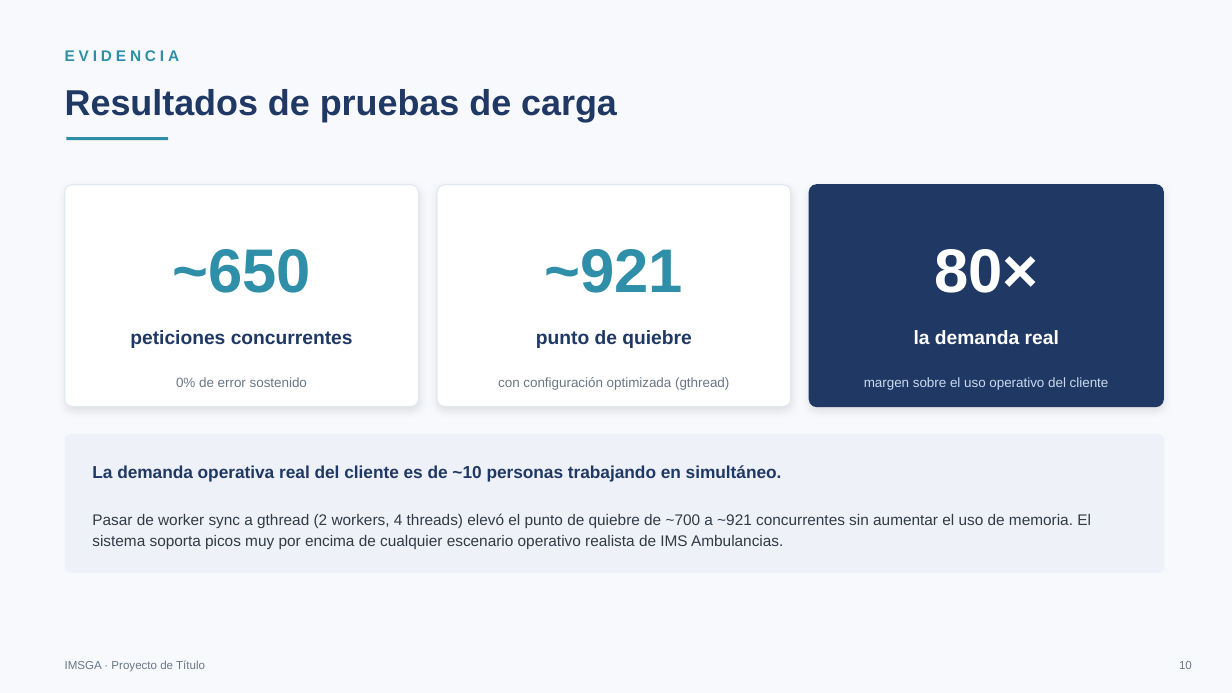
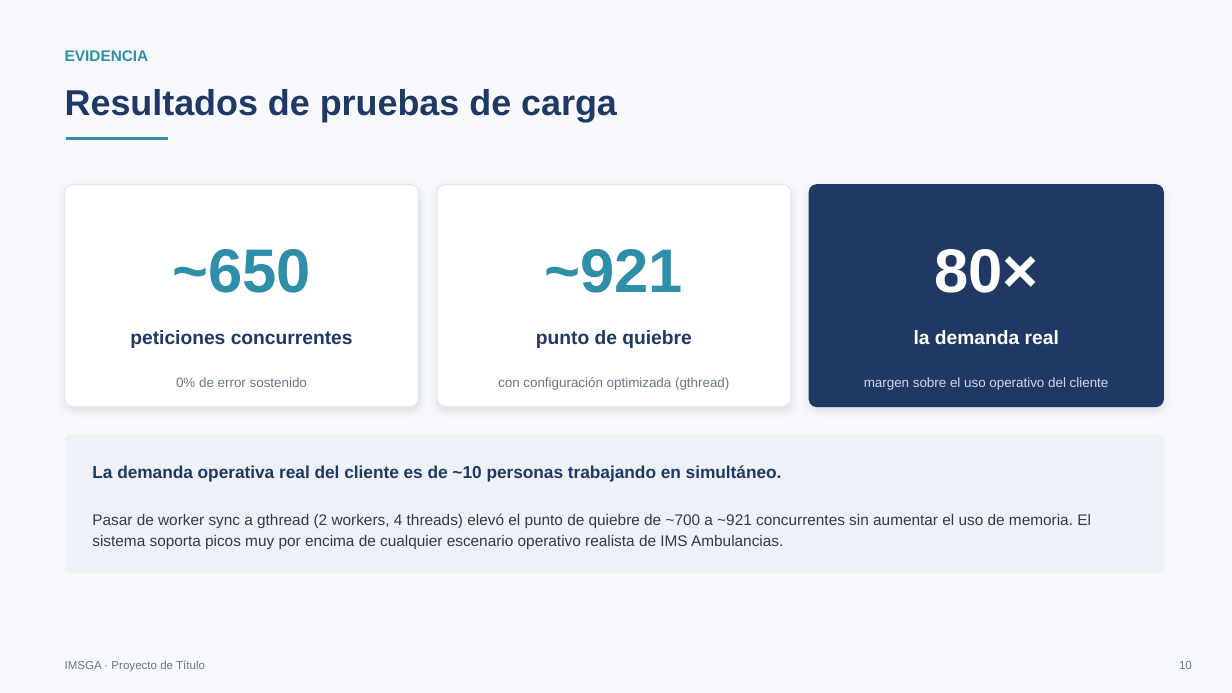
Before and after one commit to pascal-coloma/Grupo03_TPY1101_001D, a slide deck: slide 10 of documentacion/IMSGA-Presentacion.pptx. Drawn at 1232x693 pixels with LibreOffice and Linux fonts; fonts in the diff are those of the drawing. Boxes give left, top, right and bottom in pixels: in the first picture for what was removed or moved away, otherwise in the second. Text is boxed around its words. In the diff, an @@ line names an element or a change of style, - is before the commit and + after.

```diff
--- a/documentacion/IMSGA-Presentacion.pptx
+++ b/documentacion/IMSGA-Presentacion.pptx
@@ text "EVIDENCIA" at <box>65,50,149,61</box>: letter spacing 3 to 0 pt @@
```
Also in this commit, not shown: 5 other slides changed, 4 slides added, 4 slides removed, 4 other files.
